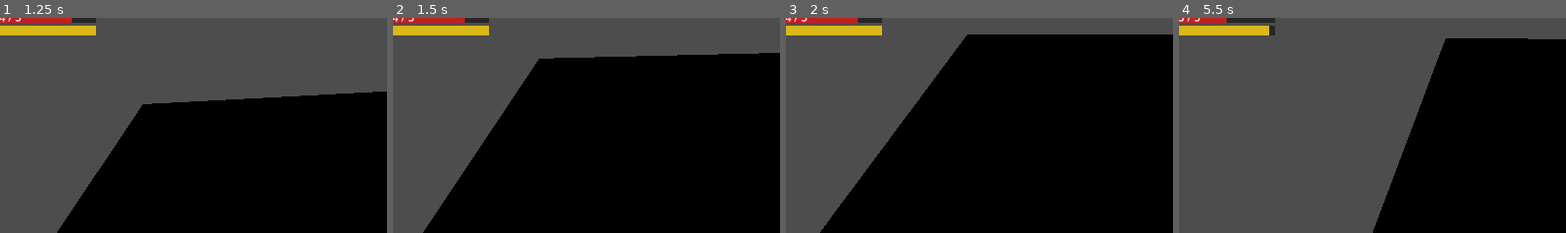
Above: before the commit, frames 1-4 (left to right).
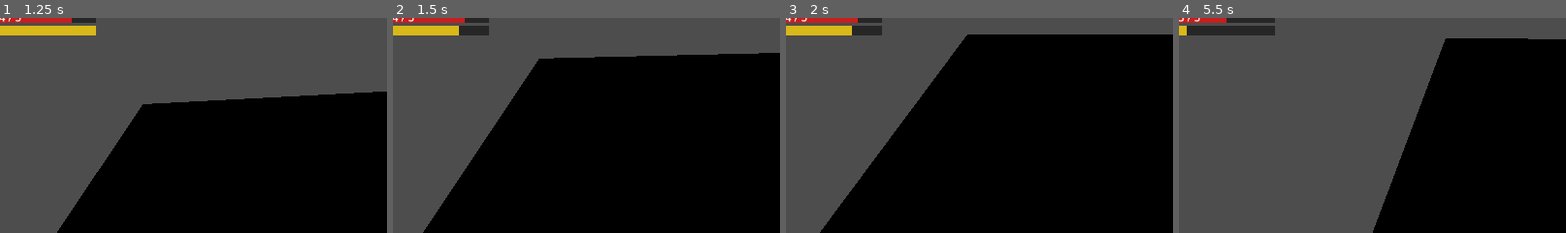
Above: after the commit, the same moments.

Repository: BenjiinxGrimm/knights-bane
Game: Godot game, scene res://scenes/main.tscn
Two runs of this game, one before a commit and one after it. Both use one fixed random seed, a clock stepped at 60 frames per second and the inputs below.
Inputs (mouse positions are % of the whole screen's width and height, from its top left):
- Up to frame 1 (1.25 s): move the mouse to (72, 44) at 0.52 s; press the mouse at (72, 44) at 0.53 s; hold D (move_right) from 0.53 s (still down); tap Space (dodge) at 0.8 s
- Up to frame 2 (1.5 s): move the mouse to (30, 54) at 1.27 s; release D (move_right) at 1.28 s; release the mouse at (30, 54) at 1.28 s; hold S (move_down) from 1.28 s (still down); tap Space (dodge) at 1.35 s
- Up to frame 3 (2 s): keep holding S (move_down); click (30, 54) at 1.55 s
- Up to frame 4 (5.5 s): move the mouse to (60, 27) at 2.02 s; release S (move_down) at 2.03 s; press the mouse at (60, 27) at 2.03 s; hold D (move_right) 2.03-2.78 s; tap Space (dodge) at 2.3, 2.85, 3.8 s; move the mouse to (45, 70) at 2.77 s; release the mouse at (45, 70) at 2.78 s; hold W (move_up) 2.78-3.53 s; click (45, 70) at 3.05 s; move the mouse to (80, 65) at 3.52 s; hold Backspace (sprint) 3.53-4.28 s; hold A (move_left) 3.53-5.03 s; move the mouse to (20, 34) at 4.27 s; click (20, 34) at 4.35 s; move the mouse to (55, 49) at 5.02 s; hold S (move_down) from 5.03 s (still down); hold Space (dodge) from 5.03 s (still down)
The pictures show only the part of the screen within x 5-55%, y 3-53%; the shares and areas given below are measured in that part.

Frame 1 is identical in both runs. In frame 2, 0.3% of the frame differs, in the area x 17-25%, y 3-9%; in frame 3, 0.3%; in frame 4, 1.0%, in the area x 2-24%, y 3-9%.

Commit message:
Make dodge cost stamina (25) and fix sprint key binding
Dodge blocked when stamina < 25. Sprint key corrected via editor.
Creates resource tension: sprint to close distance or save stamina for dodges.

Co-Authored-By: Claude Sonnet 4.6 <noreply@anthropic.com>

Diff:
--- a/project.godot
+++ b/project.godot
@@ -46,6 +46,7 @@
 "deadzone": 0.5,
 "events": [Object(InputEventKey,"resource_local_to_scene":false,"resource_name":"","device":-1,"window_id":0,"alt_press …(195 unchanged characters)…
 , Object(InputEventJoypadButton,"resource_local_to_scene":false,"resource_name":"","device":-1,"button_index":7,"pressure":0.0,"pressed":false,"script":null)
+, Object(InputEventKey,"resource_local_to_scene":false,"resource_name":"","device":0,"window_id":0,"alt_pressed":false,"shift_pressed":false,"ctrl_pressed":false,"meta_pressed":false,"pressed":false,"keycode":0,"physical_keycode":4194325,"key_label":0,"unicode":0,"location":0,"echo":false,"script":null)
 ]
 }
 dodge={
--- a/scenes/main.tscn
+++ b/scenes/main.tscn
@@ -3,15 +3,11 @@
 [ext_resource type="Script" uid="uid://c3x6rslqhellm" path="res://scripts/player.gd" id="1"]
 [ext_resource type="Script" uid="uid://hfqdph5pjyg4" path="res://scripts/camera_follow.gd" id="2"]
 [ext_resource type="Script" uid="uid://dte71e8bbv3wf" path="res://scripts/enemy.gd" id="3"]
-[ext_resource type="Script" uid="uid://benhudscript1" path="res://scripts/hud.gd" id="4"]
+[ext_resource type="Script" uid="uid://c3fxutou6vanx" path="res://scripts/hud.gd" id="4"]
 
 [sub_resource type="StandardMaterial3D" id="StandardMaterial3D_0wfyh"]
-albedo_color = Color(0.32, 0.30, 0.26, 1)
+albedo_color = Color(0.32, 0.3, 0.26, 1)
 roughness = 0.95
-
-[sub_resource type="StandardMaterial3D" id="StandardMaterial3D_wall"]
-albedo_color = Color(0.42, 0.38, 0.32, 1)
-roughness = 0.9
 
 [sub_resource type="BoxMesh" id="BoxMesh_1"]
 material = SubResource("StandardMaterial3D_0wfyh")
@@ -19,20 +15,6 @@
 
 [sub_resource type="BoxShape3D" id="BoxShape3D_1"]
 size = Vector3(18, 0.5, 18)
-
-[sub_resource type="BoxMesh" id="BoxMesh_wall_ns"]
-material = SubResource("StandardMaterial3D_wall")
-size = Vector3(18, 2, 1)
-
-[sub_resource type="BoxShape3D" id="BoxShape3D_wall_ns"]
-size = Vector3(18, 2, 1)
-
-[sub_resource type="BoxMesh" id="BoxMesh_wall_ew"]
-material = SubResource("StandardMaterial3D_wall")
-size = Vector3(1, 2, 16)
-
-[sub_resource type="BoxShape3D" id="BoxShape3D_wall_ew"]
-size = Vector3(1, 2, 16)
 
 [sub_resource type="CapsuleMesh" id="CapsuleMesh_1"]
 
@@ -49,6 +31,24 @@
 
 [sub_resource type="CapsuleMesh" id="CapsuleMesh_2"]
 material = SubResource("StandardMaterial3D_enemy")
+
+[sub_resource type="StandardMaterial3D" id="StandardMaterial3D_wall"]
+albedo_color = Color(0.42, 0.38, 0.32, 1)
+roughness = 0.9
+
+[sub_resource type="BoxMesh" id="BoxMesh_wall_ns"]
+material = SubResource("StandardMaterial3D_wall")
+size = Vector3(18, 2, 1)
+
+[sub_resource type="BoxShape3D" id="BoxShape3D_wall_ns"]
+size = Vector3(18, 2, 1)
+
+[sub_resource type="BoxMesh" id="BoxMesh_wall_ew"]
+material = SubResource("StandardMaterial3D_wall")
+size = Vector3(1, 2, 16)
+
+[sub_resource type="BoxShape3D" id="BoxShape3D_wall_ew"]
+size = Vector3(1, 2, 16)
 
 [node name="Main" type="Node3D" unique_id=494362524]
 
@@ -107,7 +107,7 @@
 shape = SubResource("CapsuleShape3D_1")
 
 [node name="WallNorth" type="StaticBody3D" parent="." unique_id=300000001]
-transform = Transform3D(1, 0, 0, 0, 1, 0, 0, 0, 1, 0, 1.0, -8.5)
+transform = Transform3D(1, 0, 0, 0, 1, 0, 0, 0, 1, 0, 1, -8.5)
 
 [node name="Mesh" type="MeshInstance3D" parent="WallNorth" unique_id=300000002]
 mesh = SubResource("BoxMesh_wall_ns")
@@ -116,7 +116,7 @@
 shape = SubResource("BoxShape3D_wall_ns")
 
 [node name="WallSouth" type="StaticBody3D" parent="." unique_id=300000004]
-transform = Transform3D(1, 0, 0, 0, 1, 0, 0, 0, 1, 0, 1.0, 8.5)
+transform = Transform3D(1, 0, 0, 0, 1, 0, 0, 0, 1, 0, 1, 8.5)
 
 [node name="Mesh" type="MeshInstance3D" parent="WallSouth" unique_id=300000005]
 mesh = SubResource("BoxMesh_wall_ns")
@@ -125,7 +125,7 @@
 shape = SubResource("BoxShape3D_wall_ns")
 
 [node name="WallEast" type="StaticBody3D" parent="." unique_id=300000007]
-transform = Transform3D(1, 0, 0, 0, 1, 0, 0, 0, 1, 8.5, 1.0, 0)
+transform = Transform3D(1, 0, 0, 0, 1, 0, 0, 0, 1, 8.5, 1, 0)
 
 [node name="Mesh" type="MeshInstance3D" parent="WallEast" unique_id=300000008]
 mesh = SubResource("BoxMesh_wall_ew")
@@ -134,7 +134,7 @@
 shape = SubResource("BoxShape3D_wall_ew")
 
 [node name="WallWest" type="StaticBody3D" parent="." unique_id=300000010]
-transform = Transform3D(1, 0, 0, 0, 1, 0, 0, 0, 1, -8.5, 1.0, 0)
+transform = Transform3D(1, 0, 0, 0, 1, 0, 0, 0, 1, -8.5, 1, 0)
 
 [node name="Mesh" type="MeshInstance3D" parent="WallWest" unique_id=300000011]
 mesh = SubResource("BoxMesh_wall_ew")
--- a/scripts/player.gd
+++ b/scripts/player.gd
@@ -9,6 +9,7 @@
 @export var sprint_speed_mult: float = 1.6
 @export var sprint_drain_rate: float = 20.0
 @export var sprint_min_stamina: float = 20.0
+@export var dodge_stamina_cost: float = 25.0
 # Attack stamina costs go here once attack types are designed
 
 const GRAVITY := -20.0
@@ -79,7 +80,7 @@
 
 func _unhandled_input(event: InputEvent) -> void:
 	if event.is_action_pressed("dodge") and _dodge_cooldown <= 0.0 and not _dodging:
-		if _attack_state != AttackState.ACTIVE:
+		if _attack_state != AttackState.ACTIVE and stamina >= dodge_stamina_cost:
 			_start_dodge()
 	if event.is_action_pressed("attack") and _attack_state == AttackState.IDLE and not _dodging:
 		_attack_state = AttackState.STARTUP
@@ -96,6 +97,7 @@
 		_dodge_dir = transform.basis.z.normalized()
 	_attack_state = AttackState.IDLE
 	_hitbox_mesh.visible = false
+	_use_stamina(dodge_stamina_cost)
 	_dodging = true
 	_dodge_timer = DODGE_DURATION
 	_iframes_timer = DODGE_DURATION
Not shown, added: scripts/hud.gd.uid
